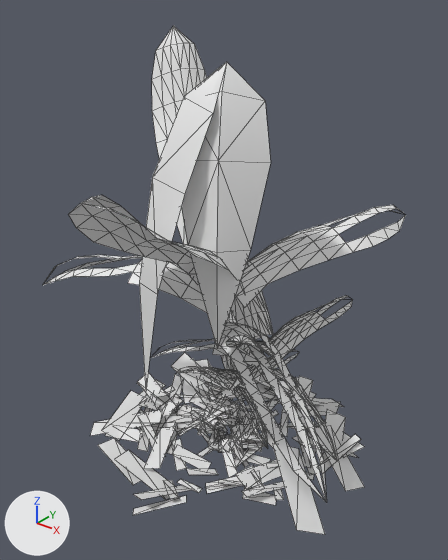
A saved change to the OBJ model game/assets/models/plants/SM_Plant_HeliconiaYoung_Leaf.obj.
Before and after are seen from a 50 mm lens placed at (1.61, -2.03, 2.15), pointed at (-0.01, -0.01, 0.9). Arrows for +X, +Y and +Z are at lower left; the lights stay in place. The picture after the commit comes second. Mesh edges are drawn as thin lines. Where no turn or scale is listed for an object, it has been applied to the vertices. Vertices at exactly the same position are counted once.

The scene before the commit, as lines of its bpy script (objects in view):
```python
me_sm_plant_heliconiayoung_leaf = bpy.data.meshes.new('SM_Plant_HeliconiaYoung_Leaf')
me_sm_plant_heliconiayoung_leaf.from_pydata(...)  # 1510 vertices, 1453 faces; spans x -0.97..0.78, y -0.96..0.87, z -0.05..1.94
ob_sm_plant_heliconiayoung_leaf = bpy.data.objects.new('SM_Plant_HeliconiaYoung_Leaf', me_sm_plant_heliconiayoung_leaf)
ob_sm_plant_heliconiayoung_leaf.location = (0.0, 0.0, 0.0)
```
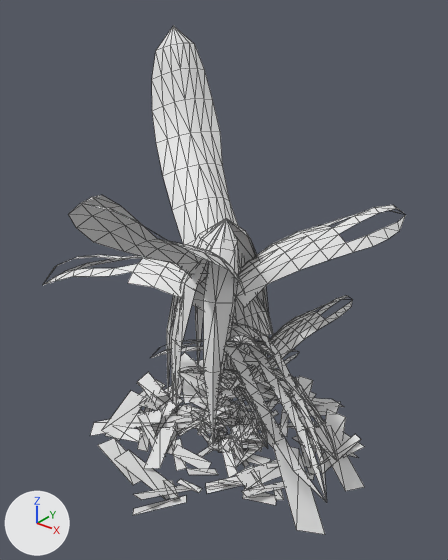
Boxes (x1, y1, x2, y2) around the edits, measured in the pictures (448 x 560 px):
```json
{"part": 1, "of": "me_sm_plant_heliconiayoung_leaf", "change": "cut back", "before": [139, 62, 271, 390], "after": [167, 219, 269, 443]}
```

Edits to the scene script, one JSON object a line:
```json
{"block": "me_sm_plant_heliconiayoung_leaf", "where": "# used by ob_sm_plant_heliconiayoung_leaf; location = (0.0, 0.0, 0.0)"}
{"op": "remove", "block": "me_sm_plant_heliconiayoung_leaf", "code": "me_sm_plant_heliconiayoung_leaf.from_pydata(...)  # 1510 vertices, 1453 faces; spans x -0.97..0.78, y -0.96..0.87, z -0.05..1.94"}
{"op": "add", "block": "me_sm_plant_heliconiayoung_leaf", "code": "me_sm_plant_heliconiayoung_leaf.from_pydata(...)  # 1560 vertices, 1513 faces; spans x -0.97..0.78, y -0.96..0.87, z -0.05..1.94"}
{"block": "me_sm_plant_heliconiayoung_leaf", "change": "me_sm_plant_heliconiayoung_leaf part 1"}
{"block": "me_sm_plant_heliconiayoung_leaf", "change": "11 vertices are removed from x -0.19..0.25, y -0.29..0.02, z 1.43..1.86"}
{"block": "me_sm_plant_heliconiayoung_leaf", "change": "20 faces are deleted"}
{"block": "me_sm_plant_heliconiayoung_leaf", "change": "10 vertices move from x -0.27..0.24, y -0.39..-0.1, z 0.39..1.41 to x -0.15..0.13, y -0.24..-0.11, z 0.25..0.91"}
{"block": "me_sm_plant_heliconiayoung_leaf", "change": "61 vertices are added at x -0.28..0.15, y -0.28..0.28, z 0.19..1.2"}
{"block": "me_sm_plant_heliconiayoung_leaf", "change": "80 new faces join them"}
```
